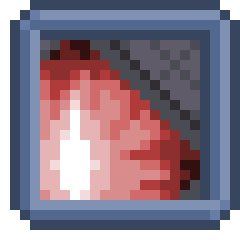
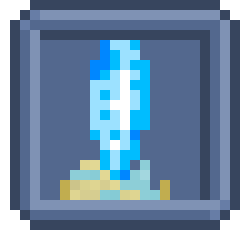
Layer changes from the first (240, 240) image to the second:
added layer "Pasted Layer #13" above "Pasted Layer #12" over [60, 40, 170, 200]
hid "Pasted Layer #11" over [40, 40, 200, 200]
